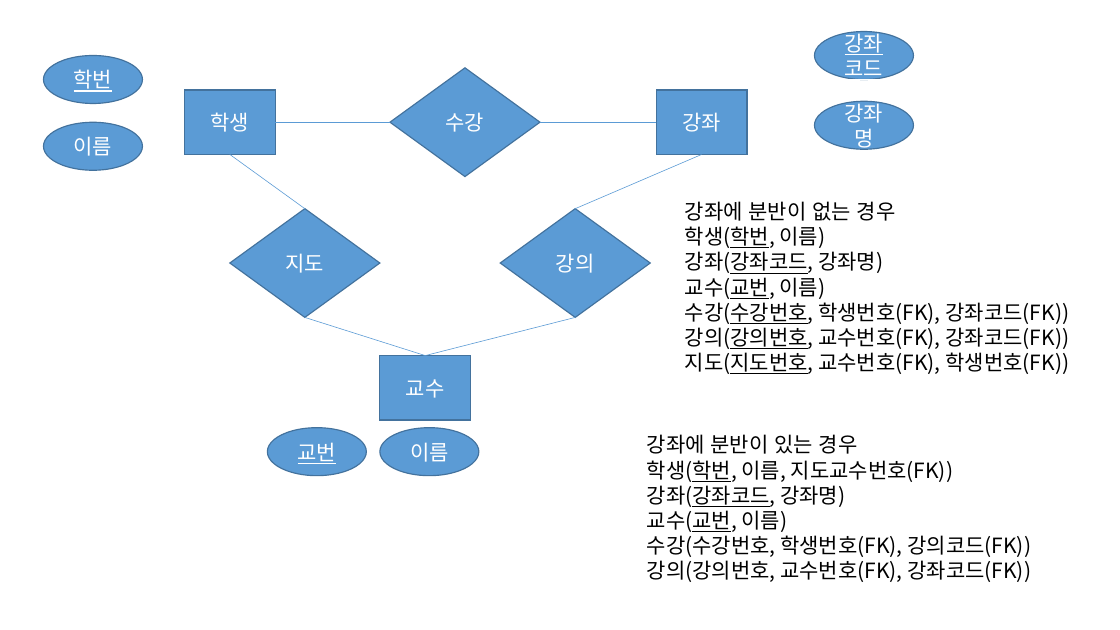
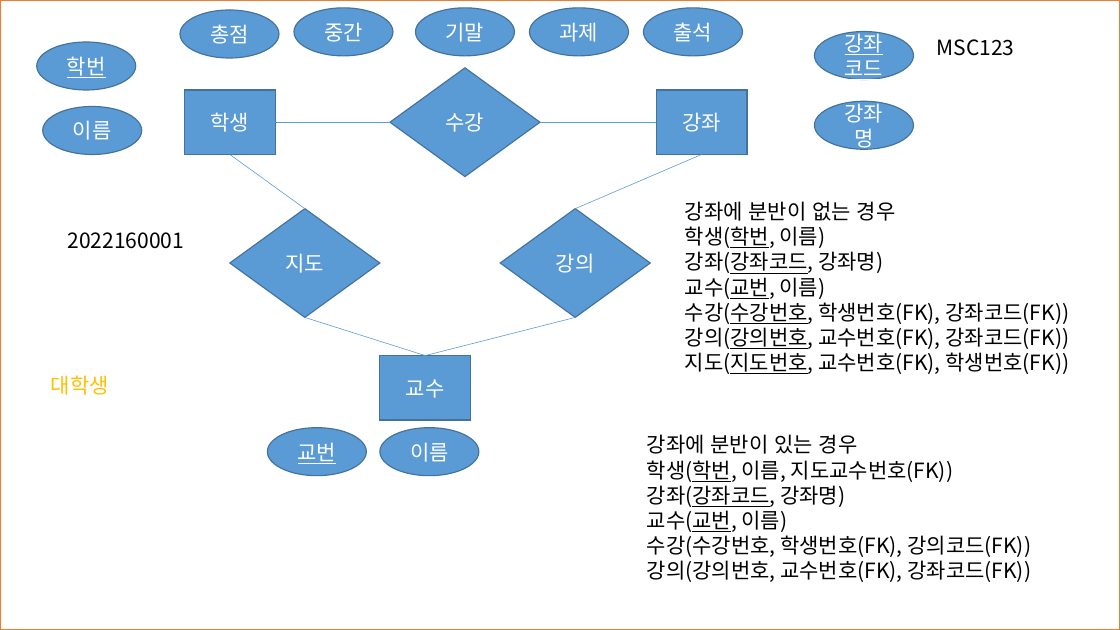
Before and after one commit to st8324/java_jik, a slide deck: slide 4 of DB/DB 1일차_ERD 연습문제.pptx. Drawn at 1120x630 pixels with LibreOffice and Linux fonts; fonts in the diff are those of the drawing. Boxes give left, top, right and bottom in pixels: in the first picture for what was removed or moved away, otherwise in the second. Text is boxed around its words. In the diff, an @@ line names an element or a change of style, - is before the commit and + after.

Commit message:
DB 1일차 : ERD 연습문제 및 내용 정리

```diff
--- a/DB/DB 1일차_ERD 연습문제.pptx
+++ b/DB/DB 1일차_ERD 연습문제.pptx
@@ rectangle added at (0, 0, 1120, 630), outline #ED7D31 1 pt @@
@@ ellipse added at (180, 10, 279, 58), fill #5B9BD5, outline #43739E 1 pt, 18 pt, text #FFFFFF @@
+총점
@@ ellipse added at (294, 8, 393, 55), fill #5B9BD5, outline #43739E 1 pt, 18 pt, text #FFFFFF @@
+중간
@@ ellipse added at (416, 8, 515, 55), fill #5B9BD5, outline #43739E 1 pt, 18 pt, text #FFFFFF @@
+기말
@@ ellipse added at (529, 8, 628, 55), fill #5B9BD5, outline #43739E 1 pt, 18 pt, text #FFFFFF @@
+과제
@@ ellipse added at (644, 8, 743, 55), fill #5B9BD5, outline #43739E 1 pt, 18 pt, text #FFFFFF @@
+출석
@@ ellipse "학번": place and size @@
-ellipse "학번" at (44, 55, 143, 103)
+ellipse "학번" at (37, 42, 136, 90)
@@ text added at (937, 39, 1015, 56), 18 pt, text #000000 @@
+MSC123
@@ ellipse "이름": place and size @@
-ellipse "이름" at (44, 123, 143, 171)
+ellipse "이름" at (43, 107, 142, 155)
@@ text added at (68, 232, 184, 249), 18 pt, text #000000 @@
+2022160001
@@ text added at (51, 375, 109, 395), 18 pt, text #FFC000 @@
+대학생
```
